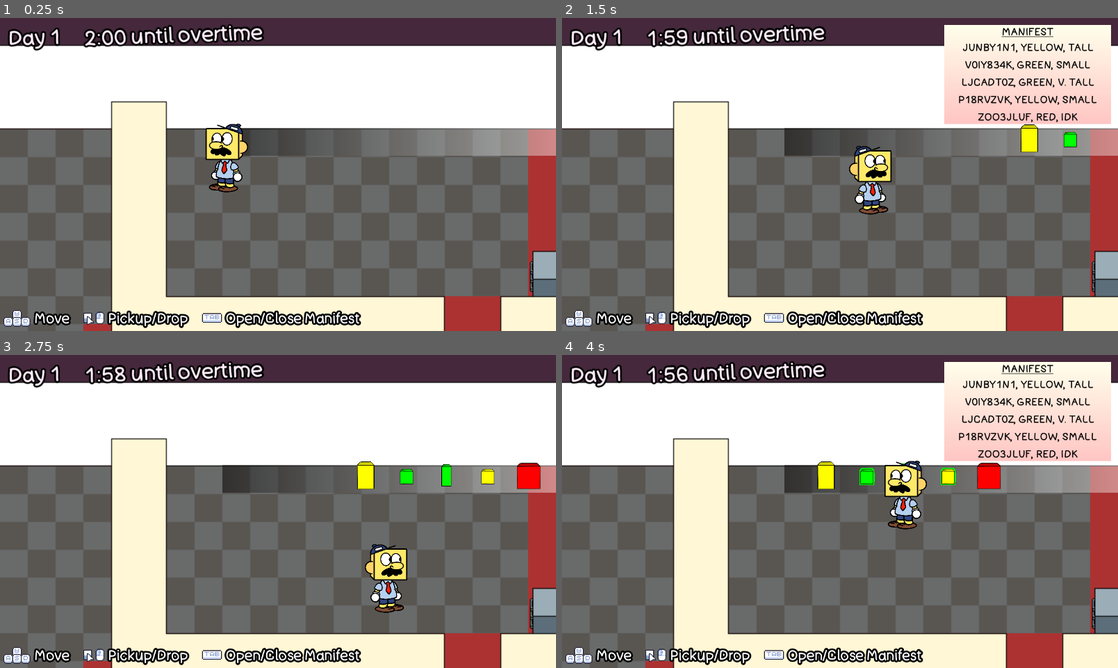
Above: before the commit, frames 1-4 (two rows, left to right).
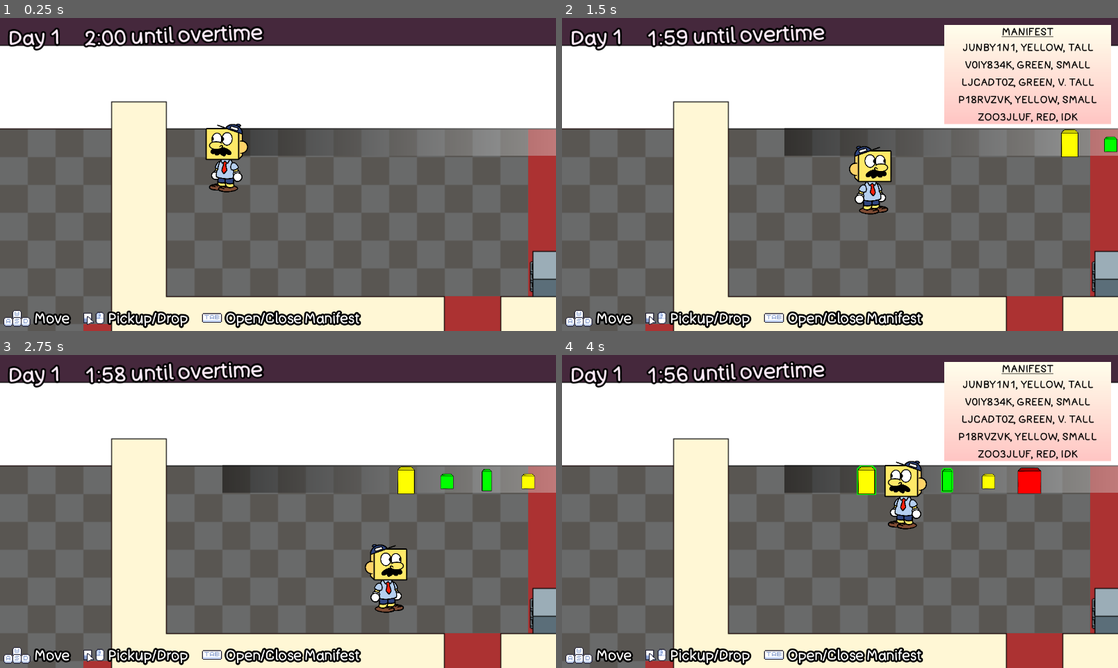
Above: after the commit, the same moments.

Repository: ToasterBiome/Blockhead-Bill
Game: Godot game, scene res://main_game.tscn
Two runs of this game, one before a commit and one after it. Both use one fixed random seed, a clock stepped at 60 frames per second and the inputs below.
Inputs (mouse positions are in pixels of both pictures, inside the frame that each line leads up to):
- Up to frame 1 (0.25 s): no input
- Up to frame 2 (1.5 s): tap Enter at 0.5 s; move the mouse to (962, 158) at 0.52 s; hold D (right) 0.53-1.28 s; tap Tab (manifest) at 0.6 s; move the mouse to (1029, 46) at 1.27 s; hold S (down) from 1.28 s (still down); click (1029, 46) at 1.35 s
- Up to frame 3 (2.75 s): move the mouse to (467, 401) at 2.02 s; release S (down) at 2.03 s; hold D (right) from 2.03 s (still down); tap Tab (manifest) at 2.1 s
- Up to frame 4 (4 s): move the mouse to (812, 574) at 2.77 s; release D (right) at 2.78 s; hold W (up) 2.78-3.53 s; click (812, 574) at 2.85 s; move the mouse to (1006, 558) at 3.52 s; hold A (left) from 3.53 s (still down); tap Tab (manifest) at 3.6 s

The runs differ from the first frame. In frame 2, 0.7% of the frame differs, in the area x 82-100%, y 34-45%; in frame 3, 1.2%; in frame 4, 1.5%, in the area x 45-87%, y 34-45%.

Commit message:
move conveyer belt back + adds door

Diff:
--- a/GameManager.gd
+++ b/GameManager.gd
@@ -2,6 +2,7 @@
 class_name GameManager
 
 @onready var spawn_area = $"Box Spawn"
+@onready var customer_spawn_area = $"Door Spawn"
 
 @onready var box_spawn_timer = $"Timers/Box Spawn Timer"
 @onready var customer_spawn_timer = $"Timers/Customer Spawn Timer"
@@ -100,6 +101,7 @@
 	customer.connect("on_customer_got_correct_package", Callable(self, "_on_customer_got_correct_package").bind(customer))
 	customer.connect("on_customer_leave", Callable(self,"_on_customer_leave"))
 	add_child(customer)
+	customer.position = customer_spawn_area.position
 	customer.move_to(drop_area.position)
 	customers_around += 1
 
--- a/main_game.tscn
+++ b/main_game.tscn
@@ -33,13 +33,13 @@
 sources/1 = SubResource("TileSetAtlasSource_eeai7")
 
 [sub_resource type="RectangleShape2D" id="RectangleShape2D_a5205"]
-size = Vector2(768, 16)
+size = Vector2(896, 16)
 
 [sub_resource type="Gradient" id="Gradient_wh22a"]
 
 [sub_resource type="GradientTexture2D" id="GradientTexture2D_r32x7"]
 gradient = SubResource("Gradient_wh22a")
-width = 768
+width = 896
 
 [sub_resource type="RectangleShape2D" id="RectangleShape2D_oivyt"]
 size = Vector2(64, 8)
@@ -147,7 +147,7 @@
 texture = ExtResource("4_0qoy7")
 
 [node name="Conveyor Belt" type="Area2D" parent="."]
-position = Vector2(896, 285)
+position = Vector2(960, 285)
 collision_layer = 8
 collision_mask = 2
 script = ExtResource("17_purh3")
@@ -161,7 +161,7 @@
 texture = SubResource("GradientTexture2D_r32x7")
 
 [node name="StaticBody2D" type="StaticBody2D" parent="Conveyor Belt"]
-position = Vector2(-372, 0)
+position = Vector2(-436, 0)
 collision_layer = 8
 collision_mask = 2
 
@@ -191,7 +191,10 @@
 shape = SubResource("CircleShape2D_fo24l")
 
 [node name="Box Spawn" type="Node2D" parent="."]
-position = Vector2(1251, 277)
+position = Vector2(1344, 288)
+
+[node name="Door Spawn" type="Node2D" parent="."]
+position = Vector2(128, 256)
 
 [node name="GUI" type="CanvasLayer" parent="."]
 
